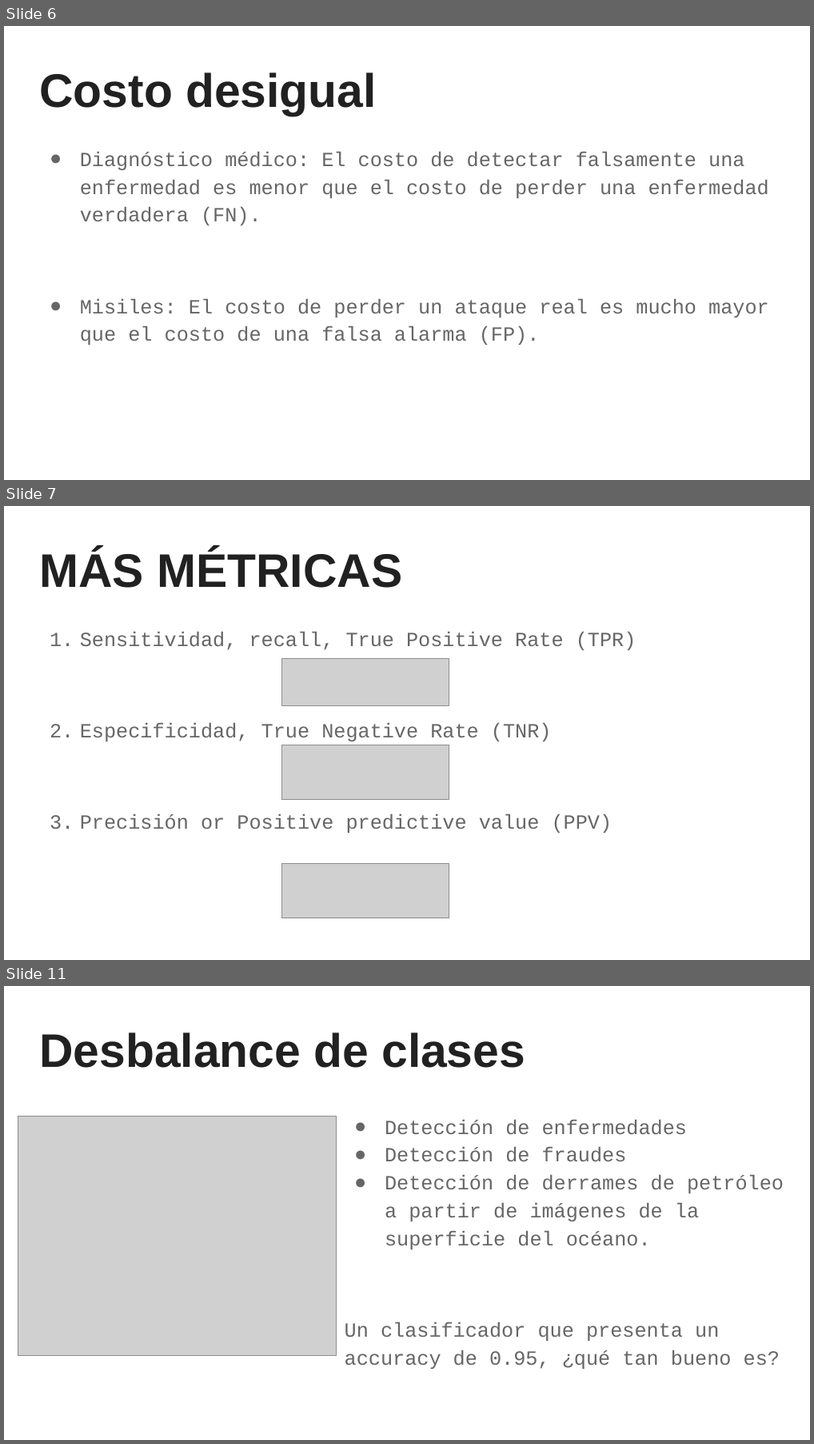
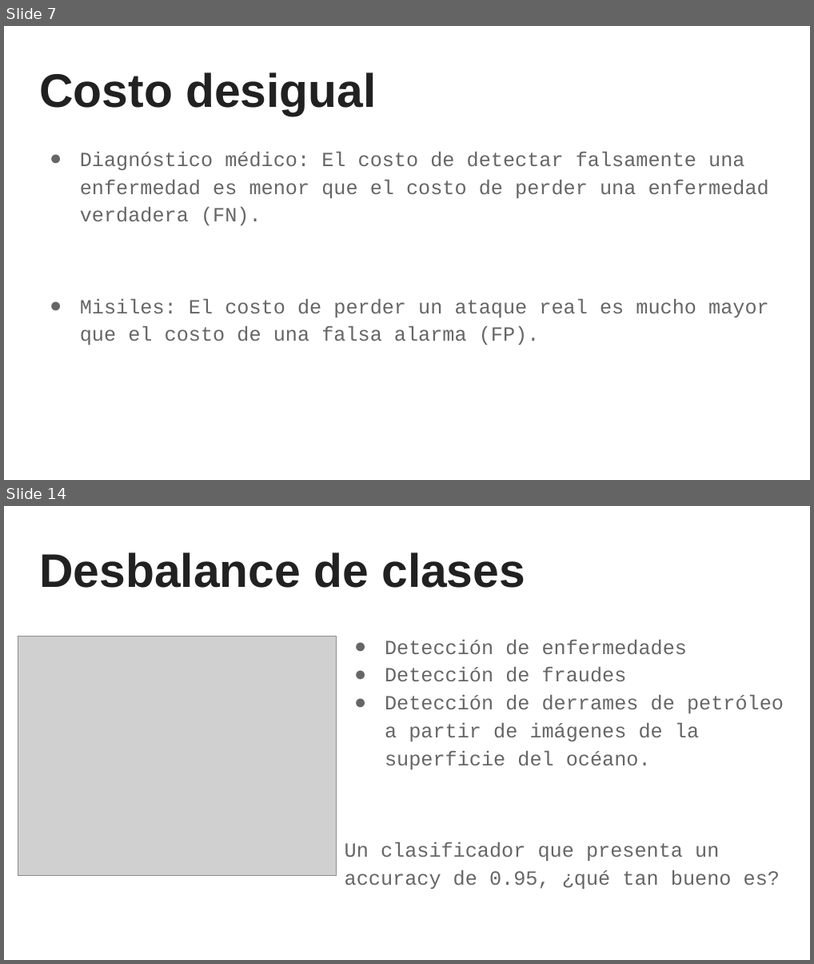
Before and after one commit to sainosmichelle/sainosmichelle.github.io, a slide deck: assets/files/Tema5/5. Rendimiento de los modelos.pptx. Shown one above the other, each under a label of ours: slides 6, 7 and 11 before the commit, slides 7 and 14 after it; the slides between them are not shown. The pictures are 814x1444 and 814x964 pixels, drawn with LibreOffice and Linux fonts; fonts in the diff are those of the drawing; grey boxes stand for pictures. Boxes give left, top, right and bottom in pixels: in the first picture for what was removed or moved away, otherwise in the second. Text is boxed around its words. In the diff, an @@ line names an element or a change of style, - is before the commit and + after.

```diff
--- a/assets/files/Tema5/5. Rendimiento de los modelos.pptx
+++ b/assets/files/Tema5/5. Rendimiento de los modelos.pptx
@@ slide 7 removed at [4, 506, 810, 960], background #FFFFFF @@
@@ title removed at [39, 549, 402, 588] @@
-MÁS MÉTRICAS
@@ text removed at [80, 632, 637, 832] @@
-1. Sensitividad, recall, True Positive Rate (TPR)
-2. Especificidad, True Negative Rate (TNR)
-3. Precisión or Positive predictive value (PPV)
@@ picture removed at [282, 659, 449, 705] @@
@@ picture removed at [282, 745, 449, 800] @@
@@ picture removed at [282, 864, 449, 917] @@
@@ what was slide 6 is now slide 7 @@
@@ what was slide 11 is now slide 14 @@
```
Also in this commit, not shown: 7 slides changed, 5 slides added, 1 other slide removed, 3 other files.
